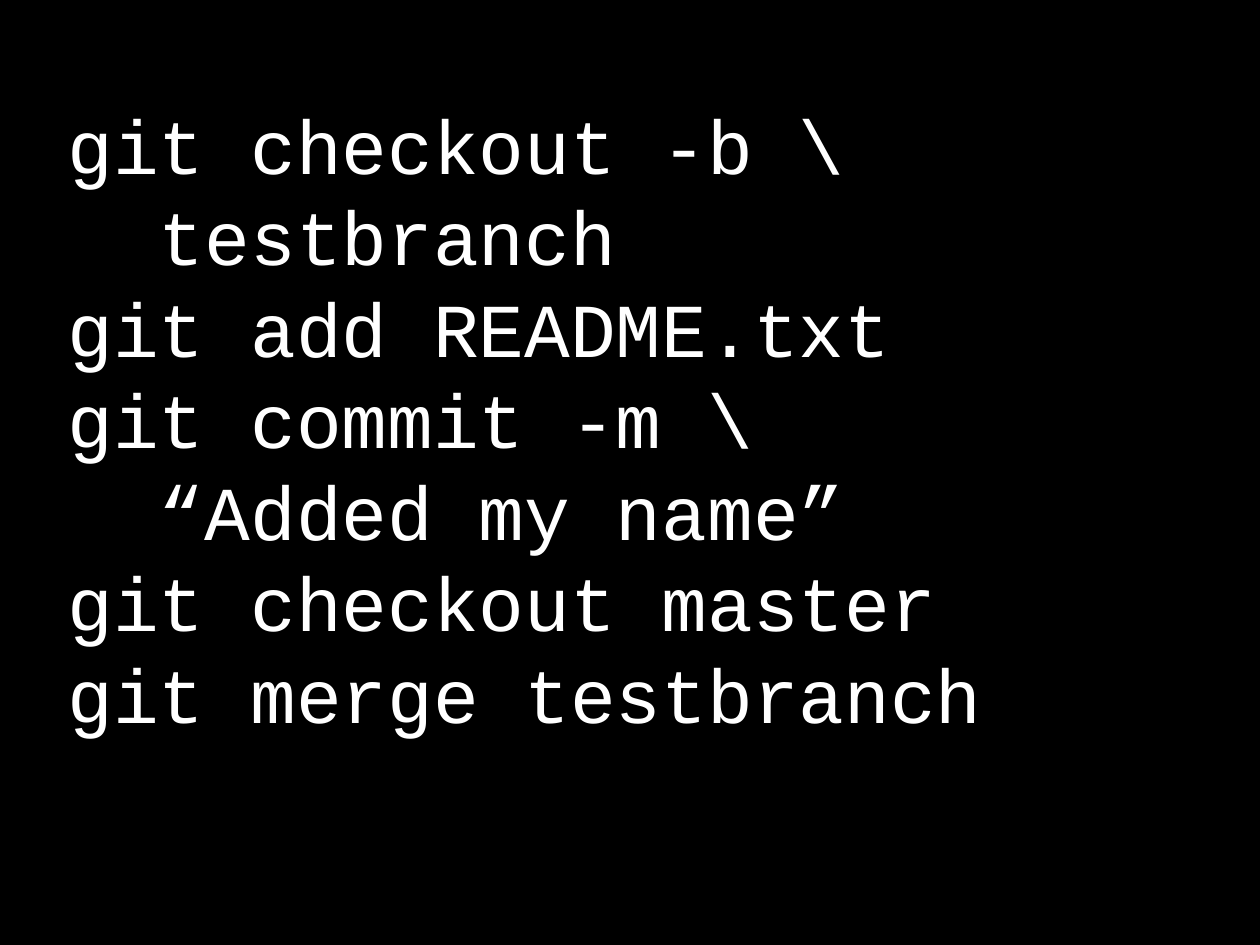
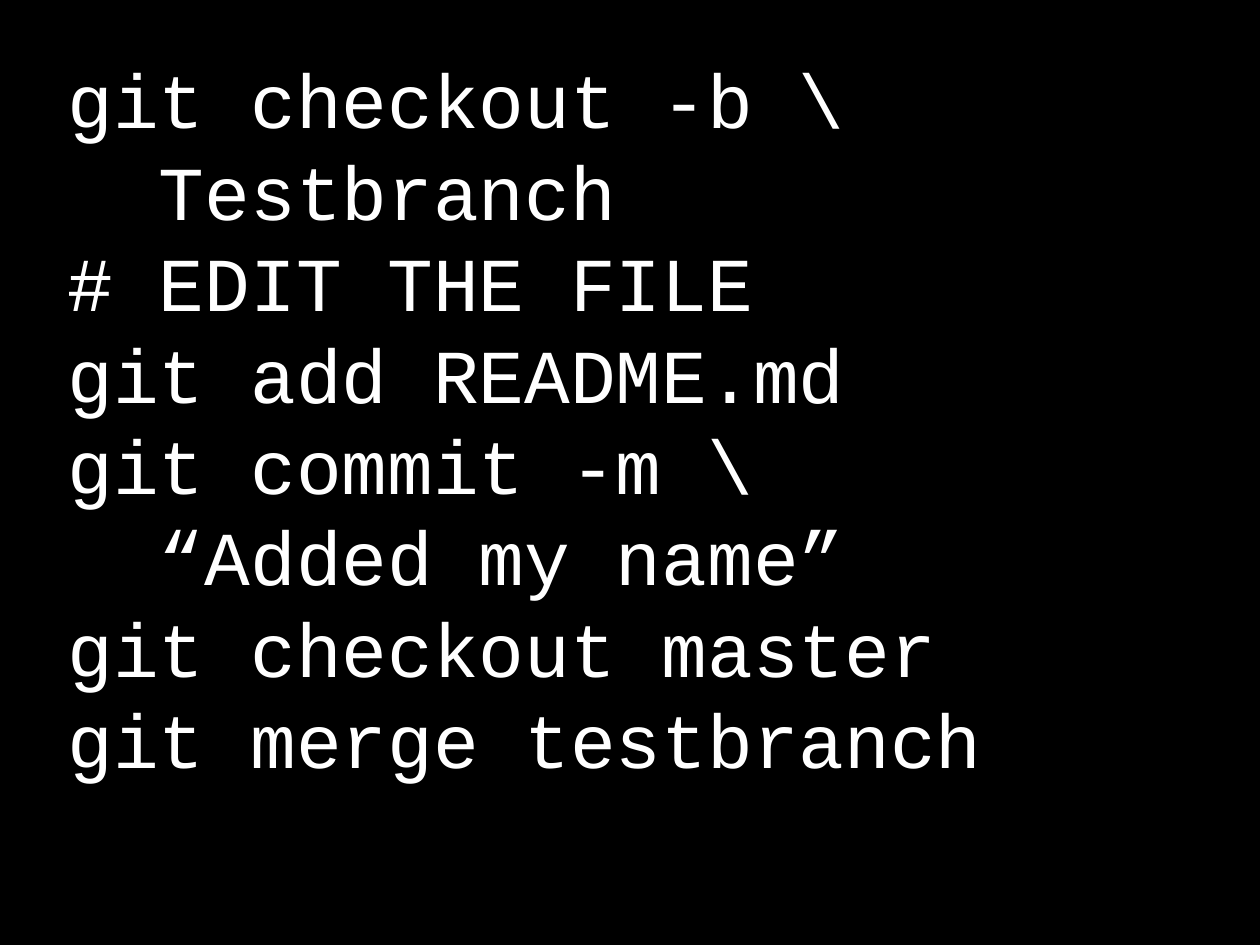
Before and after one commit to selenamarie/pyladiespdx-classes, a slide deck: slide 18 of intro_to_git/intro to git - branching and merging.odp. Drawn at 1260x945 pixels with LibreOffice and Linux fonts; fonts in the diff are those of the drawing. Boxes give left, top, right and bottom in pixels: in the first picture for what was removed or moved away, otherwise in the second. Text is boxed around its words. In the diff, an @@ line names an element or a change of style, - is before the commit and + after.

```diff
--- a/intro_to_git/intro to git - branching and merging.odp
+++ b/intro_to_git/intro to git - branching and merging.odp
@@ subtitle "git checkout -b \" moved from (x1=67, y1=119, x2=982, y2=739) to (x1=67, y1=73, x2=982, y2=784) @@
@@ subtitle at (x1=67, y1=165, x2=844, y2=419): text changed @@
-testbranch
-git add README.txt
+Testbranch
+# EDIT THE FILE
+git add README.md
```
Also in this commit, not shown: 1 other slide changed.
